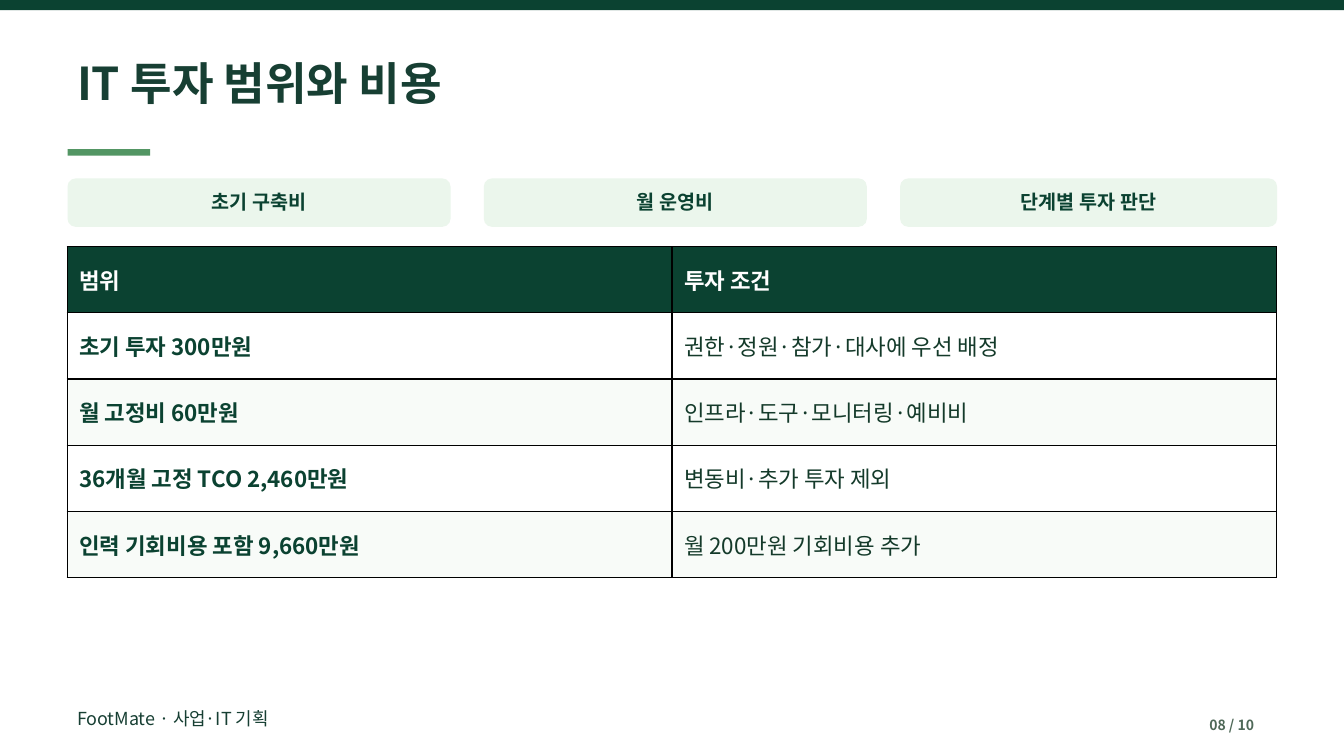
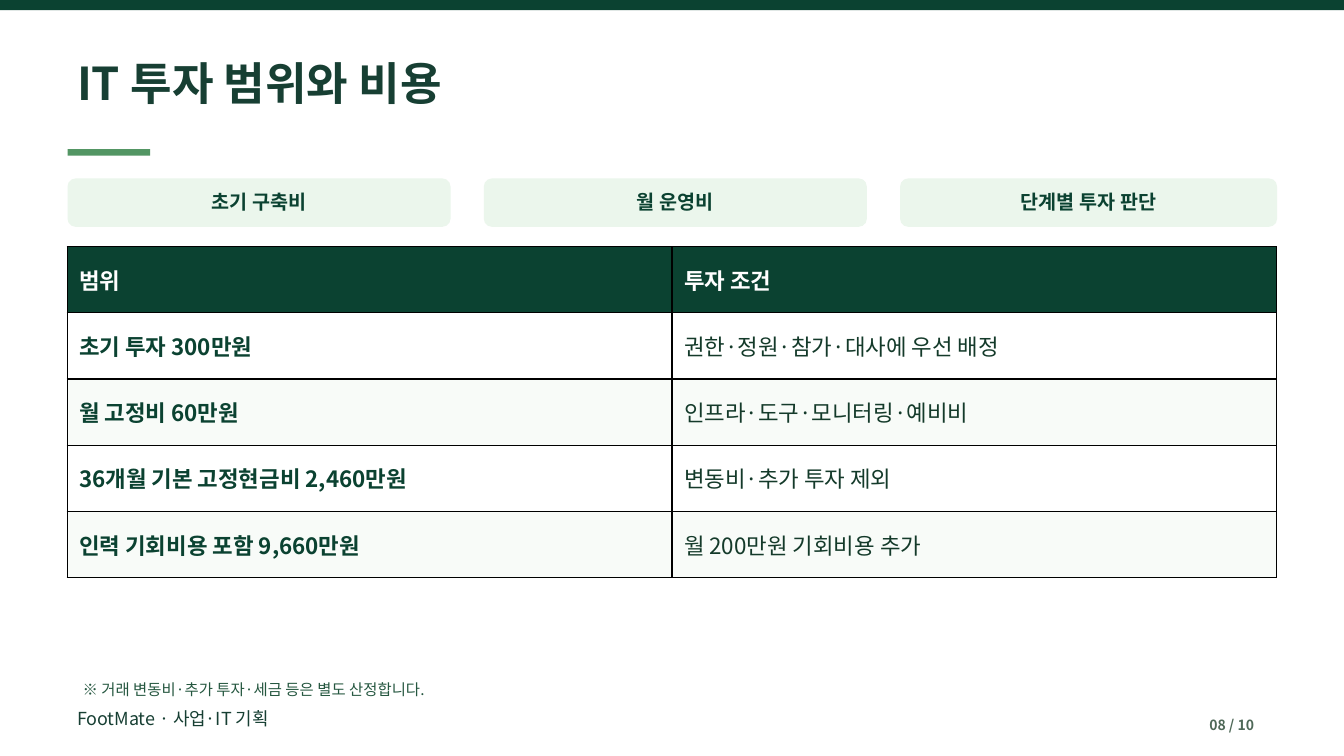
Before and after one commit to dohyunkimmm/footmate, a slide deck: slide 8 of src/case-study/downloads/footmate_report.pptx. Drawn at 1344x756 pixels with LibreOffice and Linux fonts; fonts in the diff are those of the drawing. Boxes give left, top, right and bottom in pixels: in the first picture for what was removed or moved away, otherwise in the second. Text is boxed around its words. In the diff, an @@ line names an element or a change of style, - is before the commit and + after.

```diff
--- a/src/case-study/downloads/footmate_report.pptx
+++ b/src/case-study/downloads/footmate_report.pptx
@@ table at [68, 247, 1277, 578] @@
-row 4, column 1: 36개월 고정 TCO 2,460만원
+row 4, column 1: 36개월 기본 고정현금비 2,460만원
@@ text added at [101, 682, 424, 697], 11 pt, text #255740 @@
+※ 거래 변동비·추가 투자·세금 등은 별도 산정합니다.
```
Also in this commit, not shown: 4 other slides changed, 14 other files.
